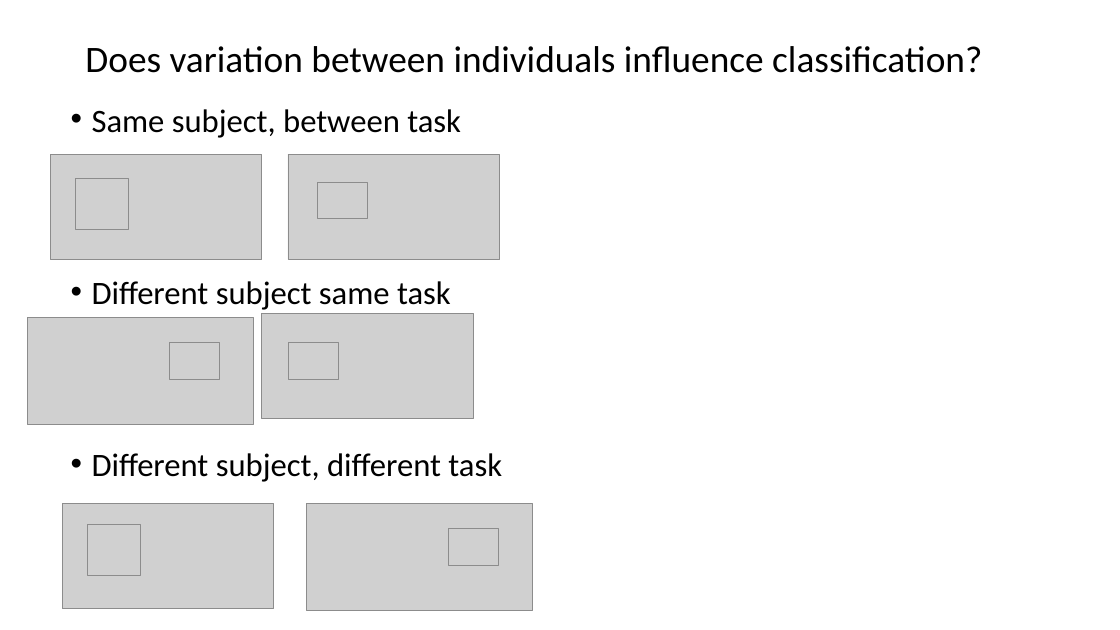
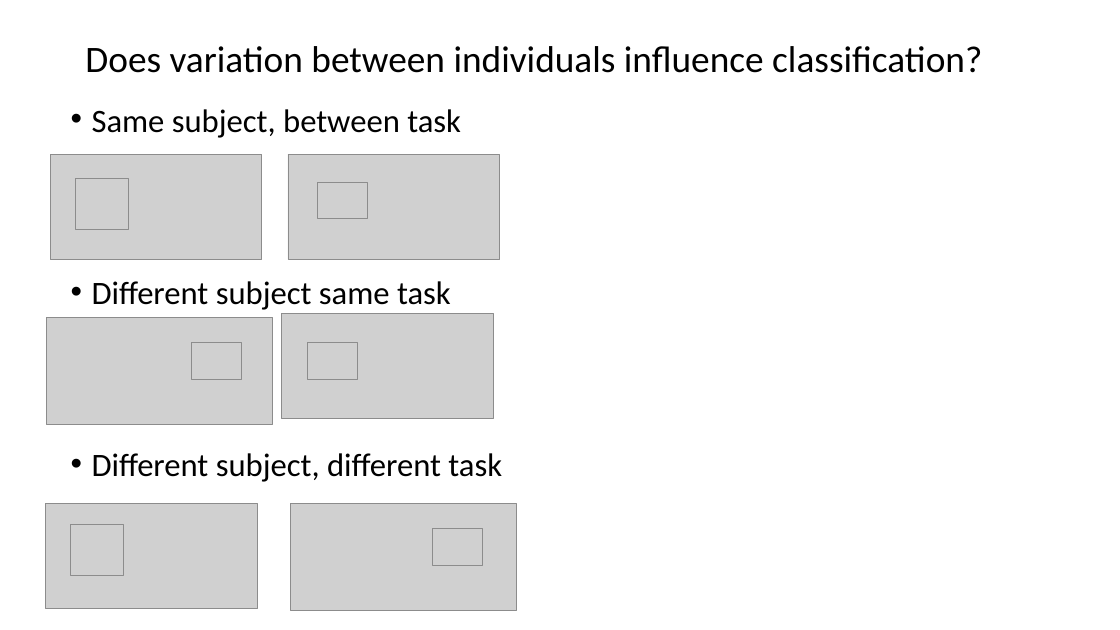
Before and after one commit to GrattonLab/MSC_Alexis, a slide deck: slide 2 of analysis/output/mL/presentation/updated_mL.pptx. Drawn at 1120x630 pixels with LibreOffice and Linux fonts; fonts in the diff are those of the drawing; grey boxes stand for pictures. Boxes give left, top, right and bottom in pixels: in the first picture for what was removed or moved away, otherwise in the second. Text is boxed around its words. In the diff, an @@ line names an element or a change of style, - is before the commit and + after.

```diff
--- a/analysis/output/mL/presentation/updated_mL.pptx
+++ b/analysis/output/mL/presentation/updated_mL.pptx
@@ 4 pictures moved together from (x1=27, y1=313, x2=474, y2=424) to (x1=47, y1=313, x2=493, y2=424) @@
@@ 4 pictures moved together from (x1=62, y1=503, x2=533, y2=610) to (x1=45, y1=503, x2=516, y2=610) @@
```
Also in this commit, not shown: 2 other slides changed, 1 slide added, 2 slides removed, 8 other files.
